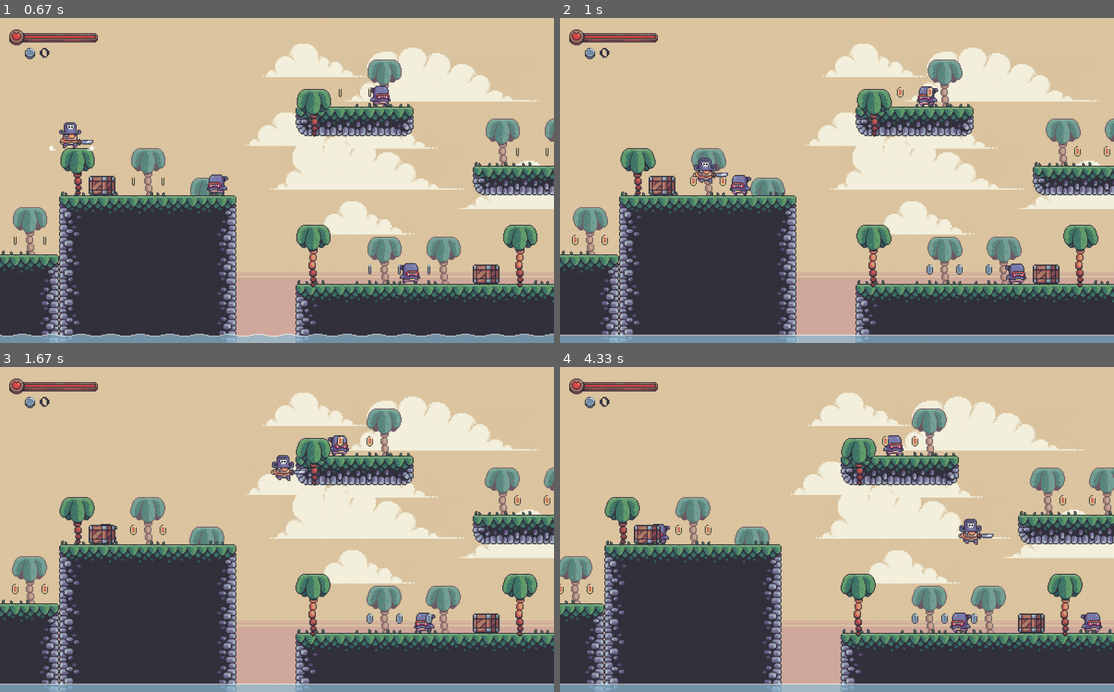
Above: before the commit, frames 1-4 (two rows, left to right).
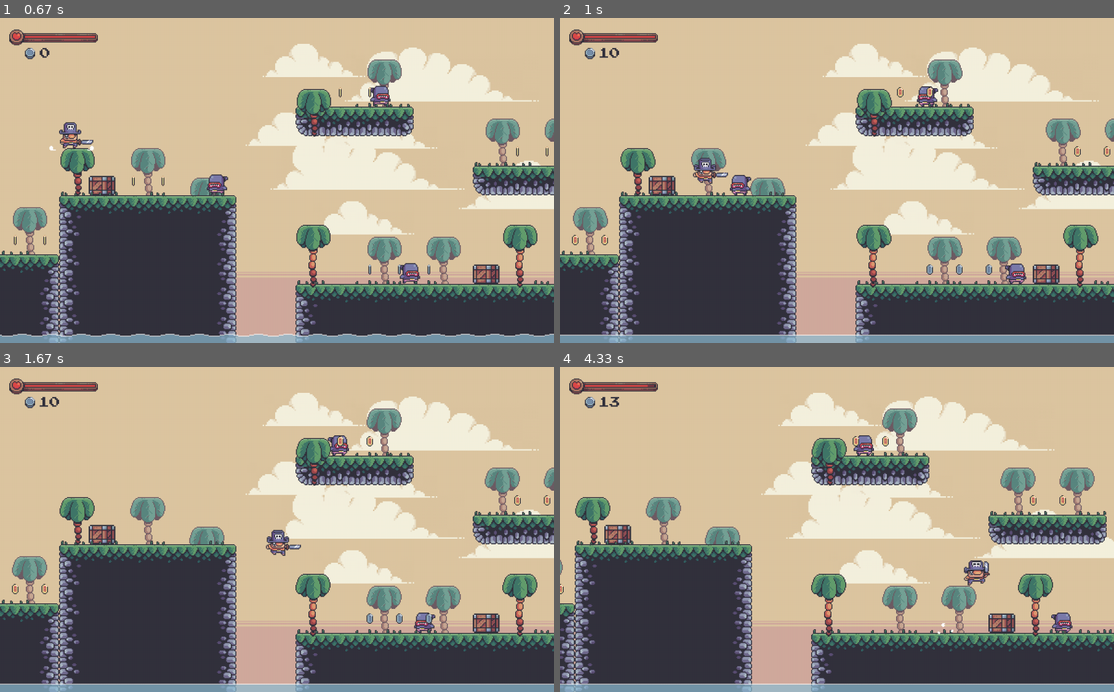
Above: after the commit, the same moments.

Repository: soapmanu/pygame_Platformer
Game: pygame game, started from main.py
Two runs of this game, one before a commit and one after it. Both use one fixed random seed, a clock stepped at 60 frames per second and the inputs below.
Inputs:
- Up to frame 1 (0.67 s): tap Space at 0.33 s
- Up to frame 2 (1 s): hold Right from 0.67 s (still down)
- Up to frame 3 (1.67 s): release Right at 1.13 s; hold Right 1.17-1.63 s; tap Space at 1.23, 1.53 s
- Up to frame 4 (4.33 s): hold Right 1.67-2.2 s; tap Space at 1.73, 2.03, 2.3, 2.6, 2.73, 3.03, 3.4, 3.7, 3.9, 4.2 s; hold Left 2.23-2.63 s; hold Right 2.67-3.3 s; hold Left 3.33-3.8 s; hold Right 3.83-4.3 s

Frame 1 is identical in both runs. In frame 2, 0.1% of the frame differs, in the area x 7-30%, y 9-52%; in frame 3, 0.7%; in frame 4, 27%, in the area x 0-100%, y 5-100%.

Commit message:
Added the coins and enemy collition with the player -  The player kills the enemy if it hits him from above - If the enemy hits the player from the sides the health bar decreases

Diff:
--- a/level.py
+++ b/level.py
@@ -9,7 +9,7 @@
 from game_data import levels
 
 class Level:
-    def __init__(self,current_level,surface,create_overworld):
+    def __init__(self,current_level,surface,create_overworld,change_coins,change_health):
         # Level Setup
         self.display_surface = surface
         self.world_shift = 0
@@ -25,12 +25,17 @@
         player_layout = import_csv_layout(level_data['player'])
         self.player = pygame.sprite.GroupSingle()
         self.goal = pygame.sprite.GroupSingle()
-        self.player_setup(player_layout)
+        self.player_setup(player_layout,change_health)
+
+        # UI
+        self.change_coins = change_coins
 
         # Dust
         self.dust_sprite = pygame.sprite.GroupSingle()
         self.player_on_ground = False
 
+        # Explosion Particles
+        self.explosion_sprites = pygame.sprite.Group()
         # Terrain Setup
         terrain_layout = import_csv_layout(level_data['terrain'])
         self.terrain_sprites = self.create_tile_group(terrain_layout,'terrain')
@@ -90,9 +95,9 @@
                         sprite = Crate(tile_size,x,y)
                     if type == 'coins':
                         if val == '0':
-                            sprite = Coin(tile_size,x,y,'graphics/coins/gold')
+                            sprite = Coin(tile_size,x,y,'graphics/coins/gold',5)
                         if val == '1':
-                            sprite = Coin(tile_size,x,y,'graphics/coins/silver')
+                            sprite = Coin(tile_size,x,y,'graphics/coins/silver',1)
                     if type == 'fg palms':
                         if val == '1':
                             sprite = Palm(tile_size,x,y,'graphics/terrain/palm_small',38)
@@ -112,13 +117,13 @@
 
         return sprite_group
 
-    def player_setup(self,layout):
+    def player_setup(self,layout,change_health):
         for row_index, row in enumerate(layout):
             for col_index,val in enumerate(row):
                 x = col_index * tile_size
                 y = row_index * tile_size
                 if val == '0':
-                    sprite = Player((x,y),self.display_surface,self.create_jump_particles)
+                    sprite = Player((x,y),self.display_surface,self.create_jump_particles,change_health)
                     self.player.add(sprite)
                 if val == '1':
                     hat_surface = pygame.image.load('graphics/character/hat.png').convert_alpha()
@@ -158,7 +163,6 @@
         if player.on_right and (player.rect.right > self.current_x or player.direction.x <= 0):
             player.on_right = False
 
-
     def vertical_movement_collision(self):
         player = self.player.sprite
         player.apply_gravity()
@@ -214,9 +218,31 @@
     def check_death(self):
         if self.player.sprite.rect.top > screen_height:
             self.create_overworld(self.current_level,0)
+
     def check_win(self):
         if pygame.sprite.spritecollide(self.player.sprite,self.goal,False):
             self.create_overworld(self.current_level,self.new_max_level)
+
+    def check_coin_collisions(self):
+        collided_coins = pygame.sprite.spritecollide(self.player.sprite,self.coin_sprite,True)
+        if collided_coins:
+            for coin in collided_coins:
+                self.change_coins(coin.value)
+
+    def check_enemy_collisions(self):
+         enemy_collisions = pygame.sprite.spritecollide(self.player.sprite,self.enemy_sprites,False)
+         if enemy_collisions:
+             for enemy in enemy_collisions:
+                enemy_center = enemy.rect.centery
+                enemy_top = enemy.rect.top
+                player_bottom = self.player.sprite.rect.bottom
+                if enemy_top < player_bottom < enemy_center and self.player.sprite.direction.y >= 0:
+                    self.player.sprite.direction.y = -15
+                    explosion_sprite = ParticleEffect(enemy.rect.center,'explosion')
+                    self.explosion_sprites.add(explosion_sprite)
+                    enemy.kill()
+                else:
+                    self.player.sprite.get_damage()
 
     def run(self):
         # Decoration
@@ -235,6 +261,8 @@
         self.constraint_sprites.update(self.world_shift)
         self.enemy_collision_reverse()
         self.enemy_sprites.draw(self.display_surface)
+        self.explosion_sprites.update(self.world_shift)
+        self.explosion_sprites.draw(self.display_surface)
 
         # crate
         self.crate_sprites.update(self.world_shift)
@@ -272,5 +300,7 @@
         self.check_death()
         self.check_win()
 
+        self.check_coin_collisions()
+        self.check_enemy_collisions()
         # Water Sprites
         self.water.draw(self.display_surface,self.world_shift)
--- a/main.py
+++ b/main.py
@@ -21,7 +21,7 @@
         self.ui = UI(screen)
 
     def create_level(self,current_level):
-        self.level = Level(current_level,screen,self.create_overworld)
+        self.level = Level(current_level,screen,self.create_overworld,self.change_coins,self.change_health)
         self.status = 'level'
 
     def create_overworld(self,current_level,new_max_level):
@@ -30,6 +30,20 @@
         self.overworld = Overworld(current_level,self.max_level,screen,self.create_level)
         self.status = 'overworld'
 
+    def change_coins(self,amount):
+        self.coins += amount
+
+    def change_health(self,amount):
+        self.cur_health += amount
+
+    def check_game_over(self):
+        if self.cur_health <= 0:
+            self.cur_health = 100
+            self.coins = 0
+            self.max_health = 0
+            self.overworld = Overworld(0,self.max_level,screen,self.create_level)
+            self.status = 'overworld'
+
     def run(self):
         if self.status == 'overworld':
             self.overworld.run()
@@ -37,6 +51,7 @@
             self.level.run()
             self.ui.show_health(self.cur_health,self.max_health)
             self.ui.show_coins(self.coins)
+            self.check_game_over()
 
 # Pygame setup
 pygame.init()
--- a/particles.py
+++ b/particles.py
@@ -11,6 +11,8 @@
         if type == 'land':
             self.frames = import_folder('graphics/character/dust_particles/land')
             print(self.frames[self.frame_index])
+        if type == 'explosion':
+            self.frames = import_folder('graphics/enemy/explosion')
         self.image = self.frames[self.frame_index]
         self.rect = self.image.get_rect(center = pos)
 
--- a/player.py
+++ b/player.py
@@ -1,8 +1,9 @@
 import pygame
 from support import import_folder
+from math import sin
 
 class Player(pygame.sprite.Sprite):
-    def __init__(self,pos,surface,create_jump_particles):
+    def __init__(self,pos,surface,create_jump_particles,change_health):
         super().__init__()
         self.import_character_assets()
         self.frame_index = 0
@@ -31,6 +32,12 @@
         self.on_left = False
         self.on_right = False
 
+        # Health
+        self.change_health = change_health
+        self.invincible = False
+        self.invincibility_duration = 500
+        self.hurt_time = 0
+
     def import_character_assets(self):
         character_path = 'graphics/character/'
         self.animations = {'idle':[],'run':[],'jump':[],'fall':[]}
@@ -56,6 +63,12 @@
         else:
             flipped_image = pygame.transform.flip(image,True,False)
             self.image = flipped_image
+
+        if self.invincible:
+            alpha = self.wave_value()
+            self.image.set_alpha(alpha)
+        else:
+            self.image.set_alpha(255)
 
         # set rect
         if self.on_ground and self.on_right:
@@ -121,8 +134,29 @@
     def jump(self):
         self.direction.y = self.jump_speed
 
+    def get_damage(self):
+        if not self.invincible:
+            self.change_health(-10)
+            self.invincible = True
+            self.hurt_time = pygame.time.get_ticks()
+
+    def invincibility_timer(self):
+        if self.invincible:
+            current_time = pygame.time.get_ticks()
+            if current_time - self.hurt_time >= self.invincibility_duration:
+                self.invincible = False
+
+    def wave_value(self):
+        value = sin(pygame.time.get_ticks())
+        if value >= 0:
+            return 255
+        else:
+            return 0
+
     def update(self):
         self.get_input()
         self.get_status()
         self.animate()
         self.run_dust_animation()
+        self.invincibility_timer()
+        self.wave_value()
--- a/tiles.py
+++ b/tiles.py
@@ -39,11 +39,12 @@
         self.rect.x += shift
 
 class Coin(AnimatedTile):
-    def __init__(self,size,x,y,path):
+    def __init__(self,size,x,y,path,value):
         super().__init__(size,x,y,path)
         center_x = x + int(size/2)
         center_y = y + int(size/2)
         self.rect = self.image.get_rect(center = ( center_x,center_y))
+        self.value = value
 
 class Palm(AnimatedTile):
     def __init__(self,size,x,y,path,offset):
--- a/ui.py
+++ b/ui.py
@@ -7,13 +7,13 @@
         self.display_surface = surface
 
         # health
-        self.health_bar = pygame.image.load('graphics/ui/health_bar.png')
+        self.health_bar = pygame.image.load('graphics/ui/health_bar.png').convert_alpha()
         self.health_bar_topleft = (54,39)
         self.bar_max_width = 152
         self.bar_height = 4
 
         # coins
-        self.coin = pygame.image.load('graphics/ui/coin.png')
+        self.coin = pygame.image.load('graphics/ui/coin.png').convert_alpha()
         self.coin_rec = self.coin.get_rect(topleft = (50,61))
         self.font = pygame.font.Font('graphics/ui/ARCADEPI.ttf',30)
 
